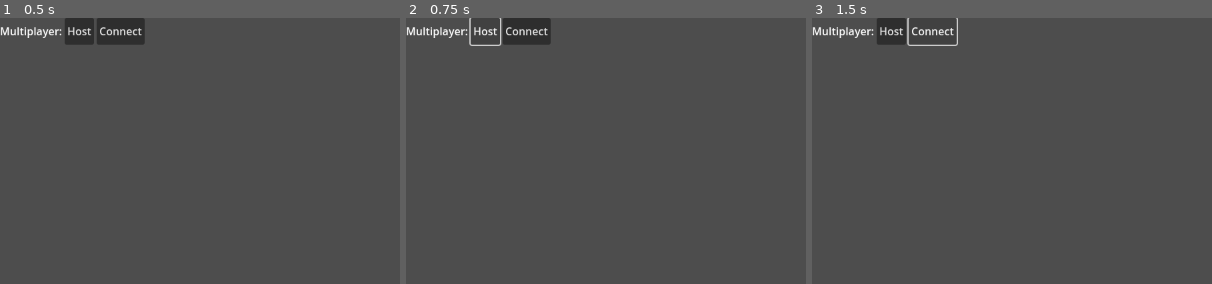
Above: before the commit, frames 1-3 (left to right).
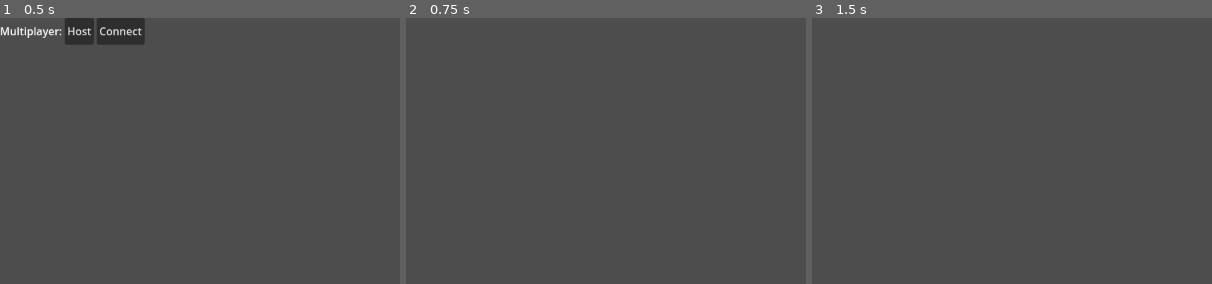
Above: after the commit, the same moments.

Repository: joemicmc/Survival
Game: Godot game, scene res://scenes/main.tscn
Two runs of this game, one before a commit and one after it. Both use one fixed random seed, a clock stepped at 60 frames per second and the inputs below.
Inputs (mouse positions are % of the whole screen's width and height, from its top left):
- Up to frame 1 (0.5 s): no input
- Up to frame 2 (0.75 s): click "Host" at 0.5 s
- Up to frame 3 (1.5 s): click (15, 2) at 1.25 s, where only the run before the commit has a clickable "Connect"
The pictures show only the part of the screen within x 0-50%, y 0-50%; the shares and areas given below are measured in that part.

Frame 1 is identical in both runs. In frame 2, 1.6% of the frame differs, in the area x 0-36%, y 0-11%; in frame 3, 1.3%.

Commit message:
Added input

Diff:
--- a/godot/entity/player.gd
+++ b/godot/entity/player.gd
@@ -1,5 +1,9 @@
 class_name Player
 extends Node
+
+const SPEED := 200.0
+
+@onready var sprite: Sprite2D = %Sprite2D
 
 static func instance() -> Player:
 	return preload("res://entity/player.tscn").instantiate()
@@ -7,3 +11,10 @@
 func _enter_tree() -> void:
 	set_multiplayer_authority(name.to_int())
 	print(get_multiplayer_authority())
+
+func _process(delta: float) -> void:
+	if is_multiplayer_authority():
+		var direction = Input.get_vector("ui_left", "ui_right", "ui_up", "ui_down")
+		if direction:
+			print(get_multiplayer_authority(),": ",direction)
+			sprite.position += direction * SPEED * delta
--- a/godot/entity/player.tscn
+++ b/godot/entity/player.tscn
@@ -1,14 +1,20 @@
-[gd_scene load_steps=3 format=3 uid="uid://csuqnjmogevs5"]
+[gd_scene load_steps=4 format=3 uid="uid://csuqnjmogevs5"]
 
-[ext_resource type="Script" path="res://entity/player.gd" id="1_hnnod"]
+[ext_resource type="Script" path="res://entity/player.gd" id="1_48fo1"]
+[ext_resource type="Texture2D" uid="uid://bol3njkjydtce" path="res://icon.svg" id="2_lv7je"]
 
 [sub_resource type="SceneReplicationConfig" id="SceneReplicationConfig_yrppb"]
-properties/0/path = NodePath(".:script")
+properties/0/path = NodePath("Sprite2D:position")
 properties/0/spawn = true
 properties/0/sync = true
 
 [node name="Player" type="Node"]
-script = ExtResource("1_hnnod")
+script = ExtResource("1_48fo1")
 
 [node name="MultiplayerSynchronizer" type="MultiplayerSynchronizer" parent="."]
 replication_config = SubResource("SceneReplicationConfig_yrppb")
+
+[node name="Sprite2D" type="Sprite2D" parent="."]
+unique_name_in_owner = true
+position = Vector2(600, 400)
+texture = ExtResource("2_lv7je")
--- a/godot/scenes/main.gd
+++ b/godot/scenes/main.gd
@@ -1,20 +1,24 @@
 class_name Main
-extends MultiplayerSpawner
+extends Node
 
 const PORT := 4433
 const ADDRESS := "192.168.1.200"
 
+@onready var ui: Control = %UI
 @onready var host: Button = %Host
 @onready var connect: Button = %Connect
+@onready var multiplayer_spawner: MultiplayerSpawner = %MultiplayerSpawner
 
 func _ready() -> void:
 	host.pressed.connect(
 		func():
-			set_peer(true))
+			set_peer(true)
+			ui.hide())
 
 	connect.pressed.connect(
 		func():
-			set_peer(false))
+			set_peer(false)
+			ui.hide())
 
 	multiplayer.peer_connected.connect(
 		func(id: int):
@@ -42,9 +46,9 @@
 func add_player(id: int) -> void:
 	var player = Player.instance()
 	player.name = str(id)
-	add_child(player, true)
+	multiplayer_spawner.add_child(player, true)
 
 func remove_player(id: int) -> void:
-	if not has_node(str(id)):
+	if not multiplayer_spawner.has_node(str(id)):
 		return
-	get_node(str(id)).queue_free()
+	multiplayer_spawner.get_node(str(id)).queue_free()
--- a/godot/scenes/main.tscn
+++ b/godot/scenes/main.tscn
@@ -2,33 +2,37 @@
 
 [ext_resource type="Script" path="res://scenes/main.gd" id="1_6cepg"]
 
-[node name="Main" type="MultiplayerSpawner"]
-_spawnable_scenes = PackedStringArray("res://entity/player.tscn")
-spawn_path = NodePath(".")
-spawn_limit = 1
+[node name="Main" type="Node"]
 script = ExtResource("1_6cepg")
 
-[node name="Control" type="Control" parent="."]
+[node name="UI" type="Control" parent="."]
+unique_name_in_owner = true
 layout_mode = 3
 anchors_preset = 0
 offset_right = 40.0
 offset_bottom = 40.0
 
-[node name="Options" type="HBoxContainer" parent="Control"]
+[node name="Options" type="HBoxContainer" parent="UI"]
 layout_mode = 2
 offset_right = 312.0
 offset_bottom = 40.0
 
-[node name="Multiplayer" type="Label" parent="Control/Options"]
+[node name="Multiplayer" type="Label" parent="UI/Options"]
 layout_mode = 2
 text = "Multiplayer:"
 
-[node name="Host" type="Button" parent="Control/Options"]
+[node name="Host" type="Button" parent="UI/Options"]
 unique_name_in_owner = true
 layout_mode = 2
 text = "Host"
 
-[node name="Connect" type="Button" parent="Control/Options"]
+[node name="Connect" type="Button" parent="UI/Options"]
 unique_name_in_owner = true
 layout_mode = 2
 text = "Connect"
+
+[node name="MultiplayerSpawner" type="MultiplayerSpawner" parent="."]
+unique_name_in_owner = true
+_spawnable_scenes = PackedStringArray("res://entity/player.tscn")
+spawn_path = NodePath(".")
+spawn_limit = 1
Not shown, changed: godot/version.txt
